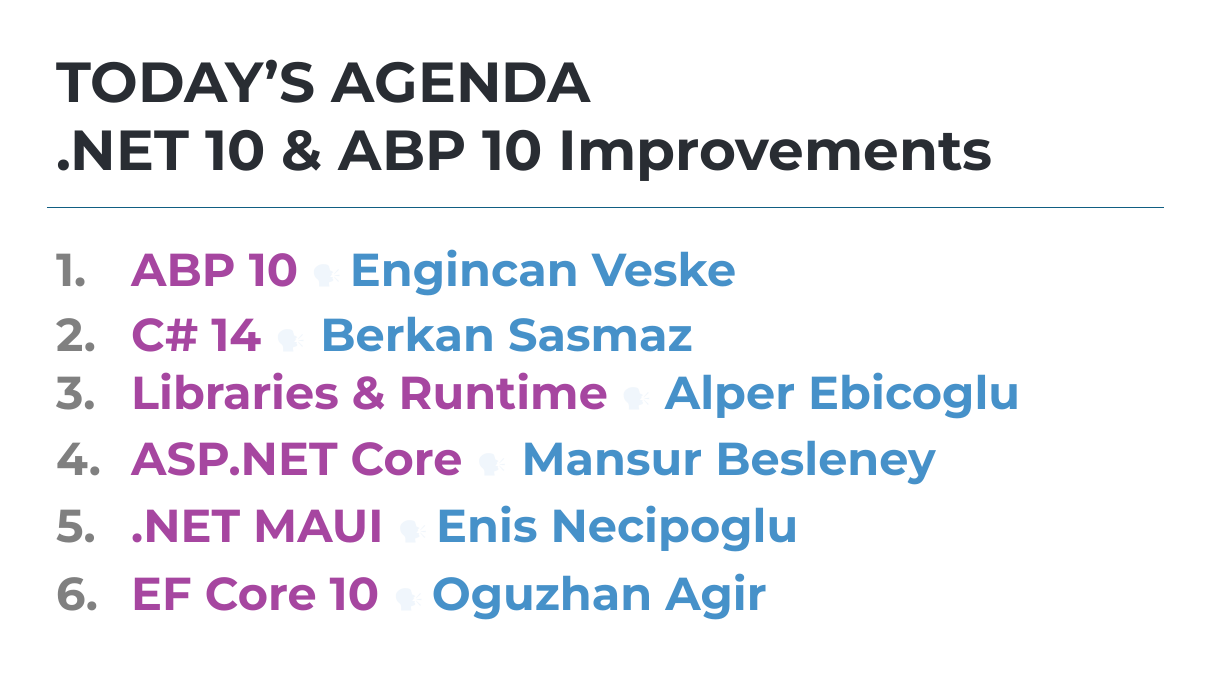
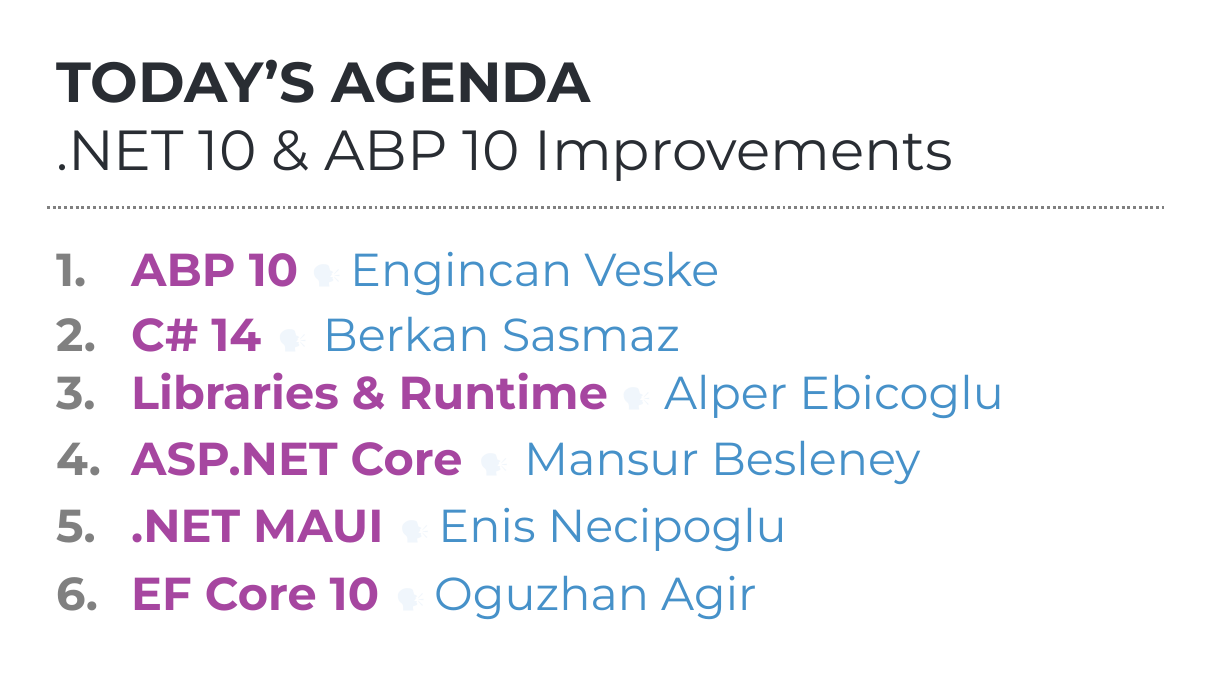
Before and after one commit to ebicoglu/presentations, a slide deck: slide 1 of abp-community-talks-2025.09.pptx (slide 2 before the commit). Drawn at 1232x693 pixels with LibreOffice and Linux fonts; fonts in the diff are those of the drawing; background and template pictures are left out. Boxes give left, top, right and bottom in pixels: in the first picture for what was removed or moved away, otherwise in the second. Text is boxed around its words. In the diff, an @@ line names an element or a change of style, - is before the commit and + after.

```diff
--- a/abp-community-talks-2025.09.pptx
+++ b/abp-community-talks-2025.09.pptx
@@ text "TODAY’S AGENDA .NET 10 & ..." at [56,59,953,181]: bold off in ".NET 10 & ABP 10 Improvements" @@
@@ line (47, 208) - (1165, 208): stroke #125F82 0.75 pt to #808080 2.25 pt dashed @@
@@ text "ABP 10 🗣 Engincan Veske" at [131,251,1003,619]: font Roboto to Montserrat in "🗣", "🗣", "🗣", "🗣" and 2 more places; bold off in "🗣 Engincan Veske", "🗣 Berkan Sasmaz", "🗣 Alper Ebicoglu", "🗣 Mansur Besleney" and 2 more places @@
```
Also in this commit, not shown: 10 other slides changed, 1 slide removed.
